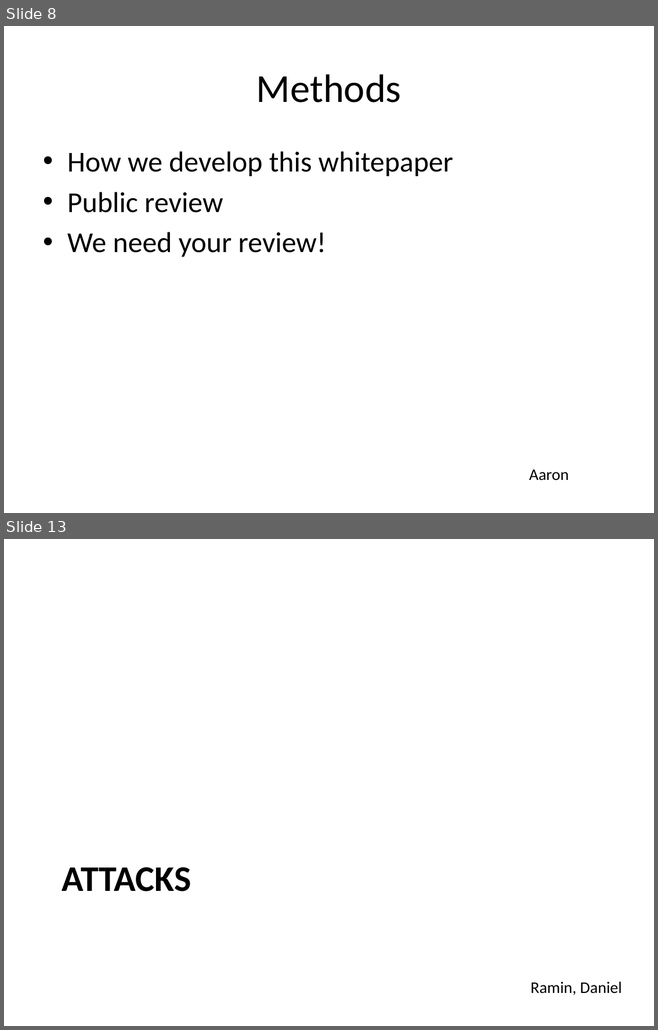
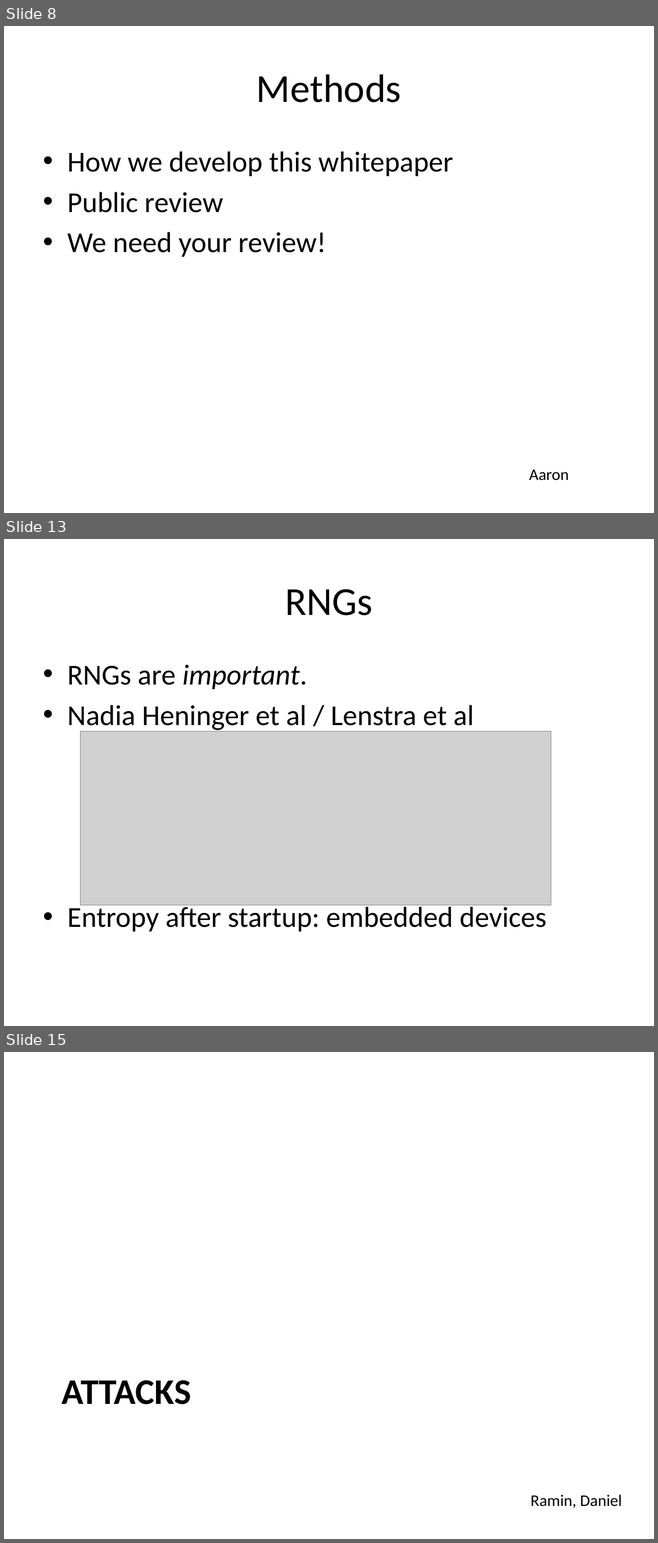
Before and after one commit to BetterCrypto/Applied-Crypto-Hardening, a slide deck: presentations/20131122-Deepsec-ACH project.pptx. Shown one above the other, each under a label of ours: slides 8 and 13 before the commit, slides 8, 13 and 15 after it; the slides between them are not shown. The pictures are 658x1030 and 658x1543 pixels, drawn with LibreOffice and Linux fonts; fonts in the diff are those of the drawing; grey boxes stand for pictures. Boxes give left, top, right and bottom in pixels: in the first picture for what was removed or moved away, otherwise in the second. Text is boxed around its words. In the diff, an @@ line names an element or a change of style, - is before the commit and + after.

```diff
--- a/presentations/20131122-Deepsec-ACH project.pptx
+++ b/presentations/20131122-Deepsec-ACH project.pptx
@@ slide 13 added at (x1=4, y1=539, x2=654, y2=1026), background #FFFFFF @@
@@ title added at (x1=285, y1=589, x2=372, y2=616), 44 pt, text #000000 @@
+RNGs
@@ text added at (x1=67, y1=664, x2=546, y2=932), 32 pt, text #000000 @@
+• RNGs are important.
+• Nadia Heninger et al / Lenstra et al
+• Entropy after startup: embedded devices
@@ picture added at (x1=80, y1=732, x2=550, y2=906) @@
@@ what was slide 13 is now slide 15 @@
```
Also in this commit, not shown: 6 slides changed, 2 other slides added.
